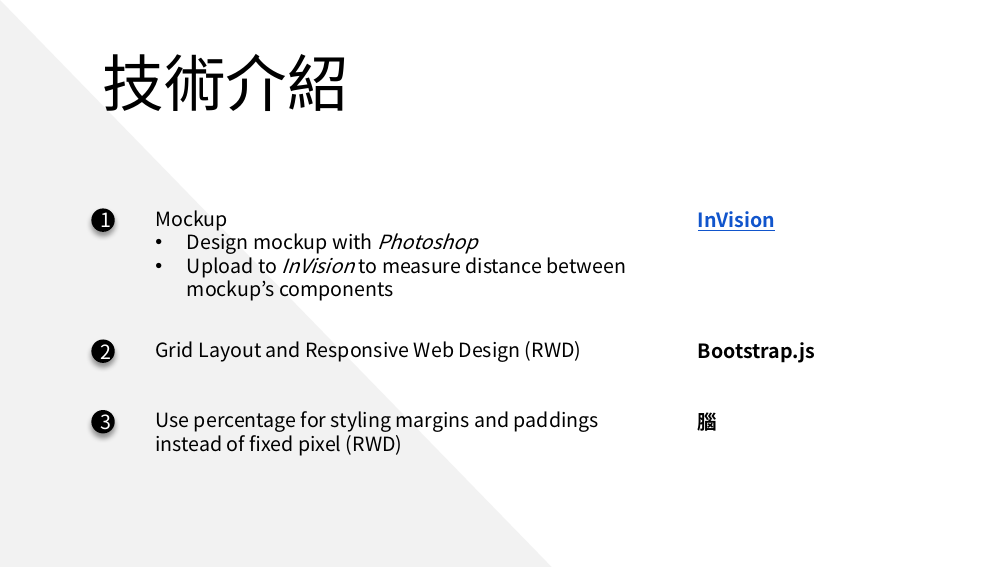
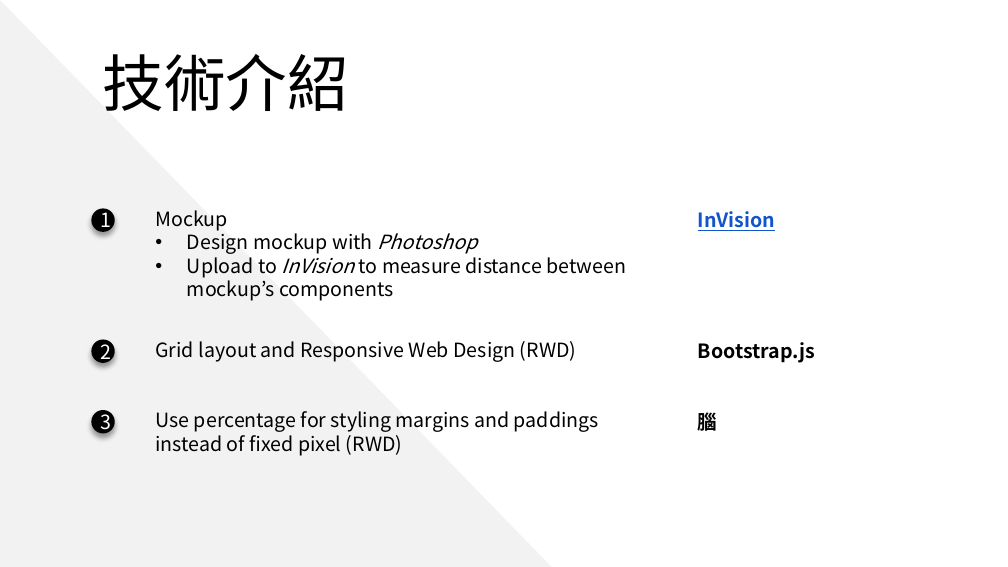
Before and after one commit to phogbinh/NTUT2019SpringWebProgramming, a slide deck: slide 8 of Midterm Project/Presentation.pptx. Drawn at 1008x567 pixels with LibreOffice and Linux fonts; fonts in the diff are those of the drawing. Boxes give left, top, right and bottom in pixels: in the first picture for what was removed or moved away, otherwise in the second. Text is boxed around its words. In the diff, an @@ line names an element or a change of style, - is before the commit and + after.

```diff
--- a/Midterm Project/Presentation.pptx
+++ b/Midterm Project/Presentation.pptx
@@ text at box(155, 341, 577, 362): text changed @@
-Grid Layout and Responsive Web Design (RWD)
+Grid layout and Responsive Web Design (RWD)
```
Also in this commit, not shown: 1 other slide changed.
